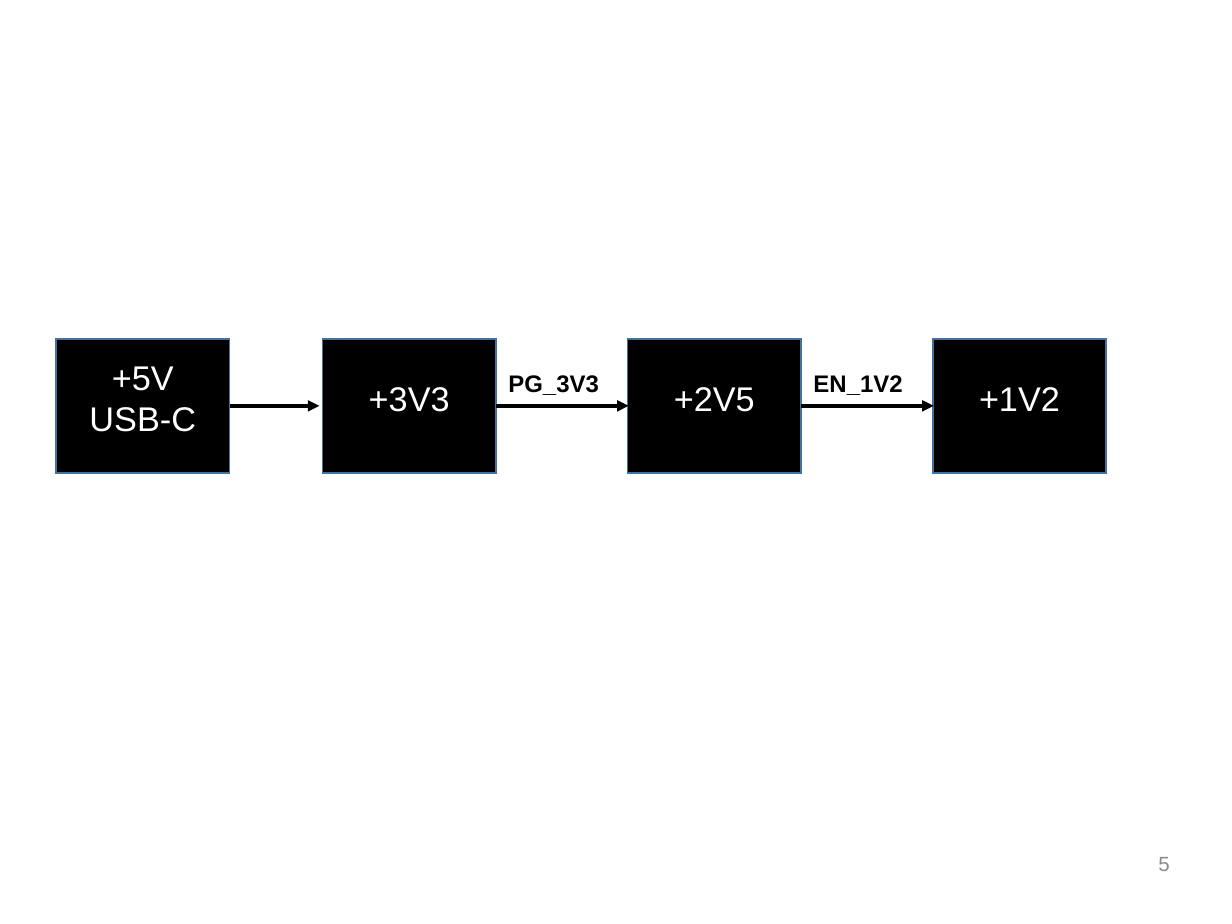
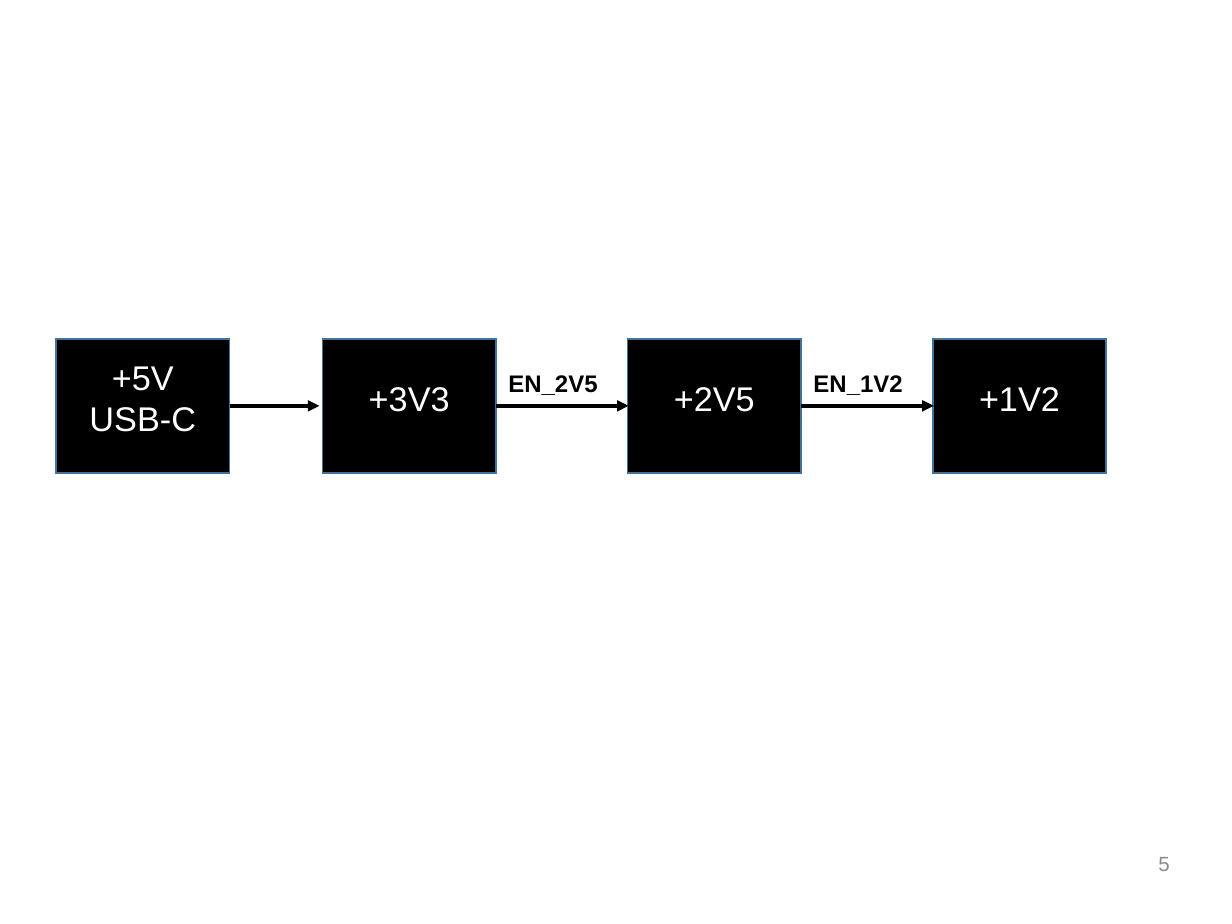
Before and after one commit to opavlas/Diplomka, a slide deck: slide 5 of Prezentace/diplomka_diagramy.pptx. Drawn at 1232x924 pixels with LibreOffice and Linux fonts; fonts in the diff are those of the drawing; background and template pictures are left out. Boxes give left, top, right and bottom in pixels: in the first picture for what was removed or moved away, otherwise in the second. Text is boxed around its words. In the diff, an @@ line names an element or a change of style, - is before the commit and + after.

```diff
--- a/Prezentace/diplomka_diagramy.pptx
+++ b/Prezentace/diplomka_diagramy.pptx
@@ text at (508,375,597,395): text changed @@
-PG_3V3
+EN_2V5
```
Also in this commit, not shown: 14 other files.
